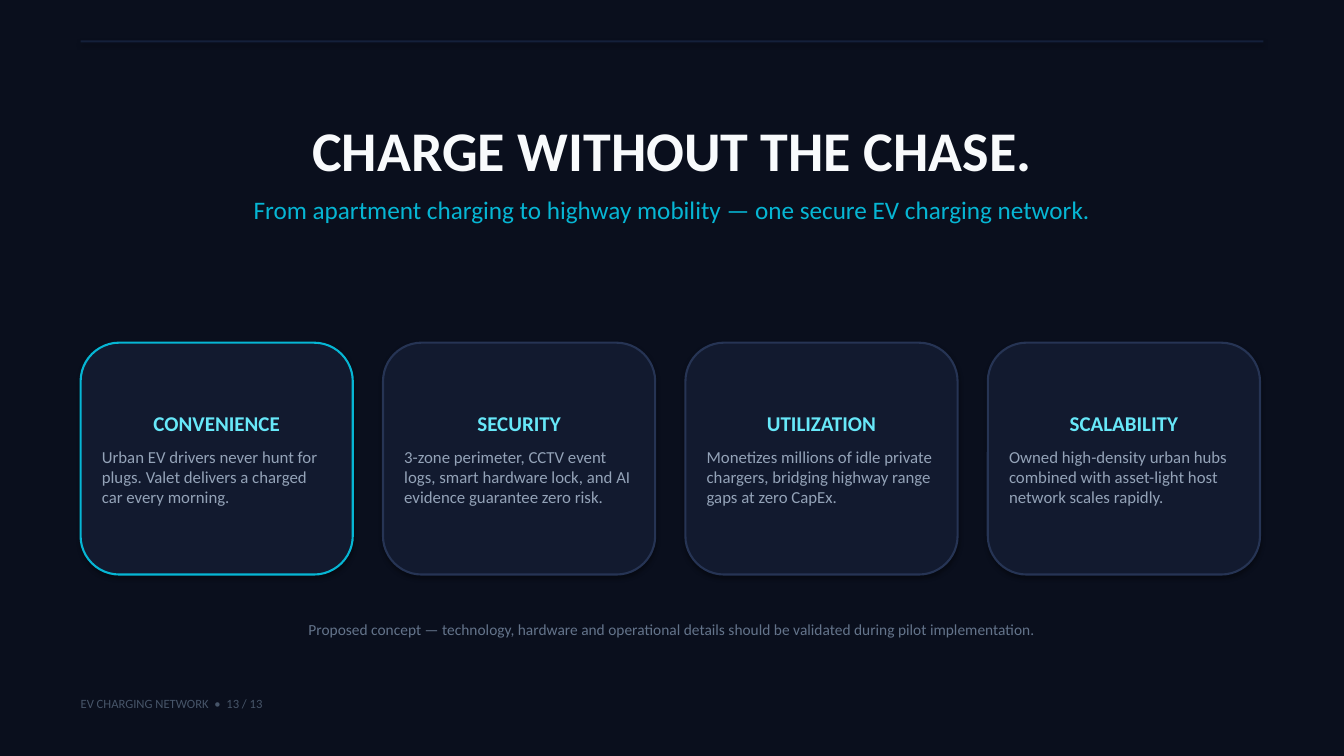
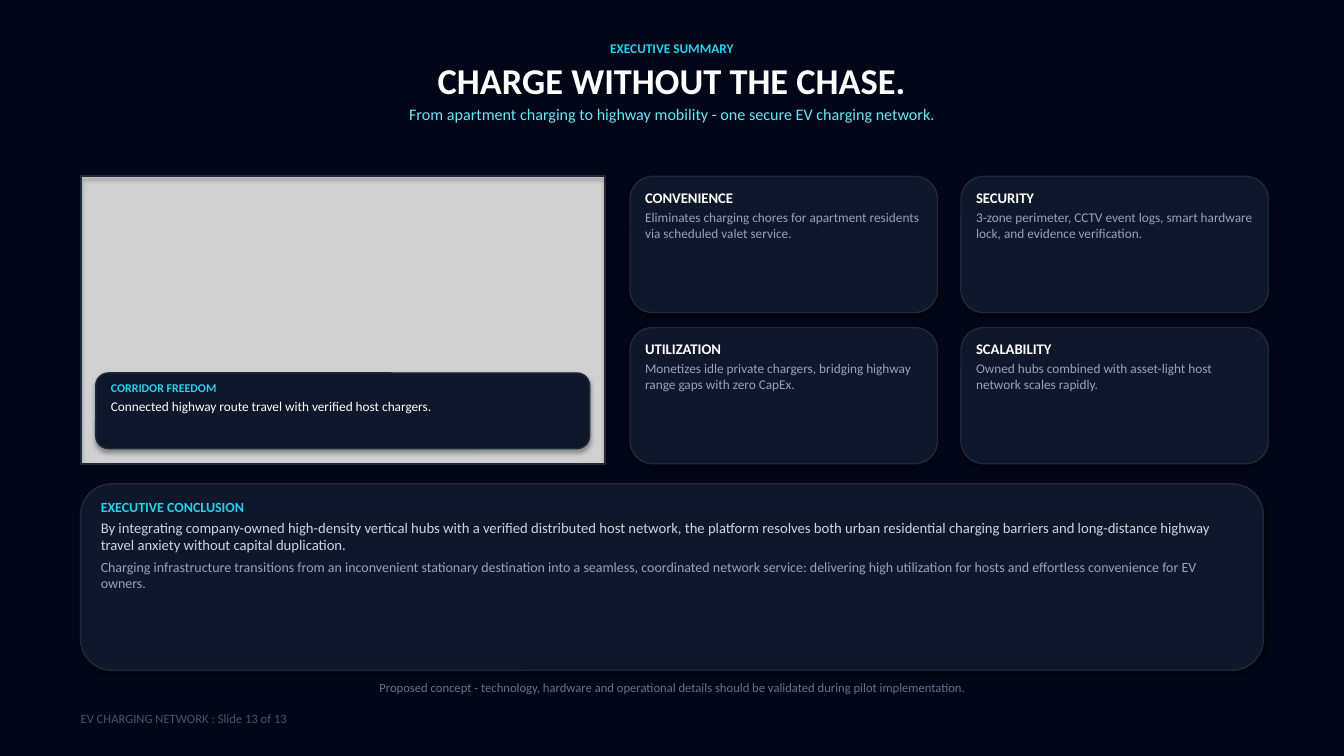
Before and after one commit to kanaseprathamesh568-a11y/ev-charging-network-presentation, a slide deck: slide 13 of EV_Charging_Network_Presentation.pptx. Drawn at 1344x756 pixels with LibreOffice and Linux fonts; fonts in the diff are those of the drawing; grey boxes stand for pictures. Boxes give left, top, right and bottom in pixels: in the first picture for what was removed or moved away, otherwise in the second. Text is boxed around its words. In the diff, an @@ line names an element or a change of style, - is before the commit and + after.

Commit message:
Update downloadable PPTX with real photographic visuals and undistorted 16:9 layout

```diff
--- a/EV_Charging_Network_Presentation.pptx
+++ b/EV_Charging_Network_Presentation.pptx
@@ rectangle at [0,0,1344,756]: fill #0A0F1D to #020617 @@
@@ text "EXECUTIVE SUMMARY": place and size @@
-text "EXECUTIVE SUMMARY" at [254,134,1090,224]
+text "EXECUTIVE SUMMARY" at [409,44,935,123]
@@ rectangle removed at [81,40,1263,42] @@
@@ text at [610,44,733,53]: paragraph added @@
+EXECUTIVE SUMMARY
@@ text at [438,70,905,95]: size 40 to 26 pt, text colour #F8FAFC to #FFFFFF in "CHARGE WITHOUT THE CHASE."; more space between paragraphs @@
@@ text at [409,108,935,123]: text changed; size 18 to 11.5 pt; text colour #06B6D4 to #67E8F9 @@
-From apartment charging to highway mobility — one secure EV charging network.
+From apartment charging to highway mobility - one secure EV charging network.
@@ picture added at [81,176,605,464] @@
@@ rectangle added at [81,176,605,464], outline #1E293B 1.5 pt @@
@@ rounded rectangle added at [630,176,938,313], fill #0F172A, outline #1E293B 1 pt @@
@@ rounded rectangle added at [961,176,1268,313], fill #0F172A, outline #1E293B 1 pt @@
@@ text added at [645,193,919,238], 9.5 pt, text #94A3B8 @@
+CONVENIENCE
+Eliminates charging chores for apartment residents via scheduled valet service.
@@ text added at [976,193,1252,239], 9.5 pt, text #94A3B8 @@
+SECURITY
+3-zone perimeter, CCTV event logs, smart hardware lock, and evidence verification.
@@ rounded rectangle added at [630,328,938,464], fill #0F172A, outline #1E293B 1 pt @@
@@ rounded rectangle added at [961,328,1268,464], fill #0F172A, outline #1E293B 1 pt @@
@@ rounded rectangle removed at [81,343,353,575] @@
-CONVENIENCE
-Urban EV drivers never hunt for plugs. Valet delivers a charged car every morning.
@@ rounded rectangle removed at [383,343,655,575] @@
-SECURITY
-3-zone perimeter, CCTV event logs, smart hardware lock, and AI evidence guarantee zero risk.
@@ text "UTILIZATION" at [645,344,911,391]: vertical alignment middle to top; fill #121A2F to none; outline #263454 1.5 pt to none; shadow off @@
@@ text at [645,344,721,354]: size 15 to 10.5 pt, text colour #67E8F9 to #FFFFFF in "UTILIZATION"; alignment centre to left; less space between paragraphs @@
@@ text "UTILIZATION": place and size @@
-text "UTILIZATION" at [686,343,958,575]
+text "UTILIZATION" at [645,344,911,391]
@@ text at [976,344,1051,354]: size 15 to 10.5 pt, text colour #67E8F9 to #FFFFFF in "SCALABILITY"; alignment centre to left; less space between paragraphs @@
@@ text "SCALABILITY": place and size @@
-text "SCALABILITY" at [988,343,1260,575]
+text "SCALABILITY" at [976,344,1211,391]
@@ text "SCALABILITY" at [976,344,1211,391]: vertical alignment middle to top; fill #121A2F to none; outline #263454 1.5 pt to none; shadow off @@
@@ rounded rectangle added at [96,373,590,449], fill #0F172A, outline #1E293B 1 pt @@
@@ text added at [111,384,431,414], 9.5 pt, text #FFFFFF @@
+CORRIDOR FREEDOM
+Connected highway route travel with verified host chargers.
@@ text at [645,364,911,391]: text changed; size 12 to 9.5 pt @@
-Monetizes millions of idle private chargers, bridging highway range gaps at zero CapEx.
+Monetizes idle private chargers, bridging highway range gaps with zero CapEx.
@@ text at [976,364,1211,391]: text changed; size 12 to 9.5 pt @@
-Owned high-density urban hubs combined with asset-light host network scales rapidly.
+Owned hubs combined with asset-light host network scales rapidly.
@@ rounded rectangle added at [81,484,1263,670], fill #0F172A, outline #1E293B 1 pt @@
@@ text added at [101,503,1209,588], 10.5 pt, text #CBD5E1 @@
+EXECUTIVE CONCLUSION
+By integrating company-owned high-density vertical hubs with a verified distributed host network, the platform resolves both urban residential charging barriers and long-distance highway travel anxiety without capital duplication.
+Charging infrastructure transitions from an inconvenient stationary destination into a seamless, coordinated network service: delivering high utilization for hosts and effortless convenience for EV owners.
@@ text at [379,683,965,694]: text changed; size 11 to 9 pt @@
-Proposed concept — technology, hardware and operational details should be validated during pilot implementation.
+Proposed concept - technology, hardware and operational details should be validated during pilot implementation.
@@ text at [81,714,287,723]: text changed @@
-EV CHARGING NETWORK • 13 / 13
+EV CHARGING NETWORK : Slide 13 of 13
```
Also in this commit, not shown: 7 other slides changed, 5 slides added, 5 slides removed, 1 other file.
